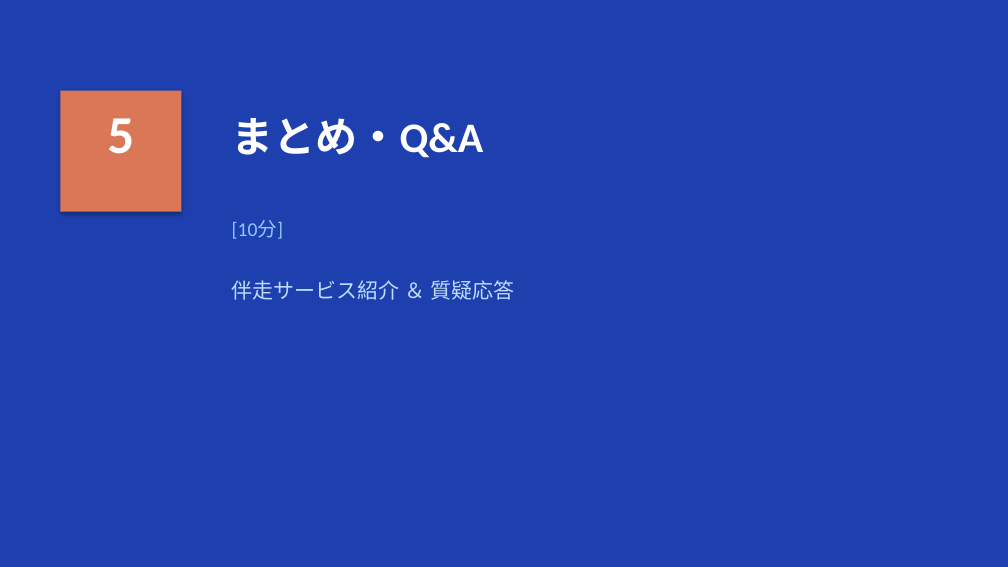
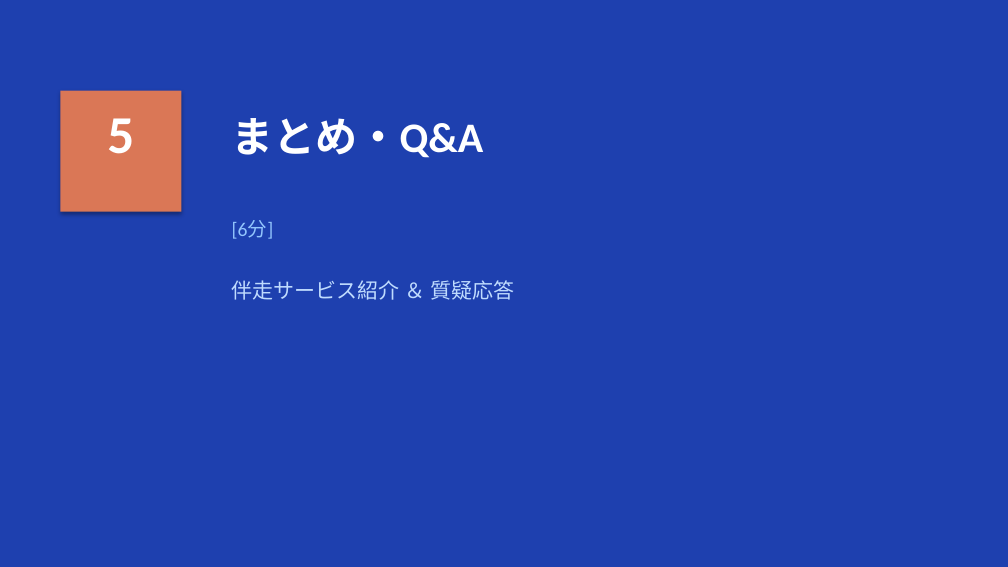
Before and after one commit to zatune-gif/kurashi-no-dodai-log, a slide deck: slide 18 of 00-01_han-ai/training-materials/course05_jissen_claude_code.pptx. Drawn at 1008x567 pixels with LibreOffice and Linux fonts; fonts in the diff are those of the drawing. Boxes give left, top, right and bottom in pixels: in the first picture for what was removed or moved away, otherwise in the second. Text is boxed around its words. In the diff, an @@ line names an element or a change of style, - is before the commit and + after.

```diff
--- a/00-01_han-ai/training-materials/course05_jissen_claude_code.pptx
+++ b/00-01_han-ai/training-materials/course05_jissen_claude_code.pptx
@@ text at [232, 220, 274, 239]: text changed @@
-[10分]
+[6分]
```
Also in this commit, not shown: 8 other slides changed, 3 other files.
